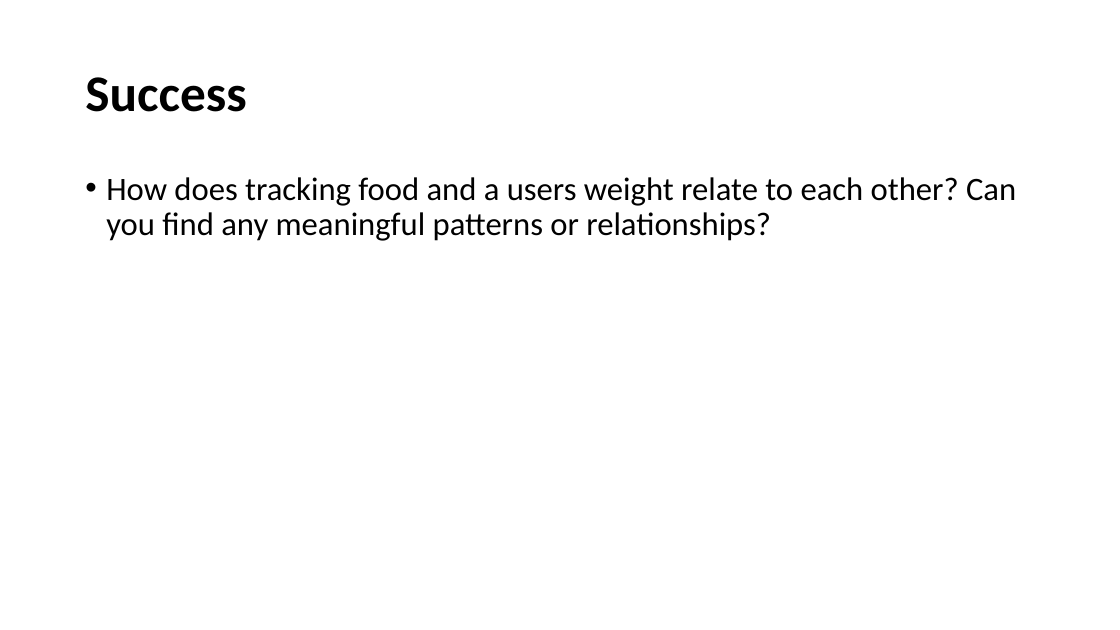
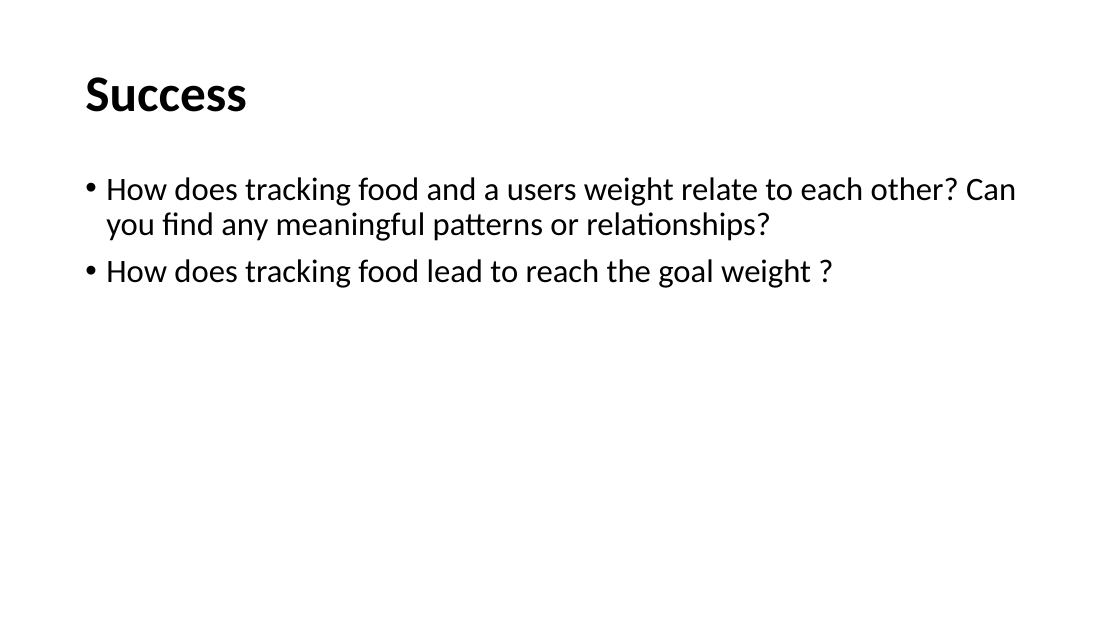
Before and after one commit to KevenLeMoing/dataviz_nutrition_sports_habits, a slide deck: slide 4 of Lifesum_result_report.pptx. Drawn at 1120x630 pixels with LibreOffice and Linux fonts; fonts in the diff are those of the drawing. Boxes give left, top, right and bottom in pixels: in the first picture for what was removed or moved away, otherwise in the second. Text is boxed around its words. In the diff, an @@ line names an element or a change of style, - is before the commit and + after.

```diff
--- a/Lifesum_result_report.pptx
+++ b/Lifesum_result_report.pptx
@@ text at [106,259,811,288]: paragraph added @@
+• How does tracking food lead to reach the goal weight ?
```
Also in this commit, not shown: 10 other files.
